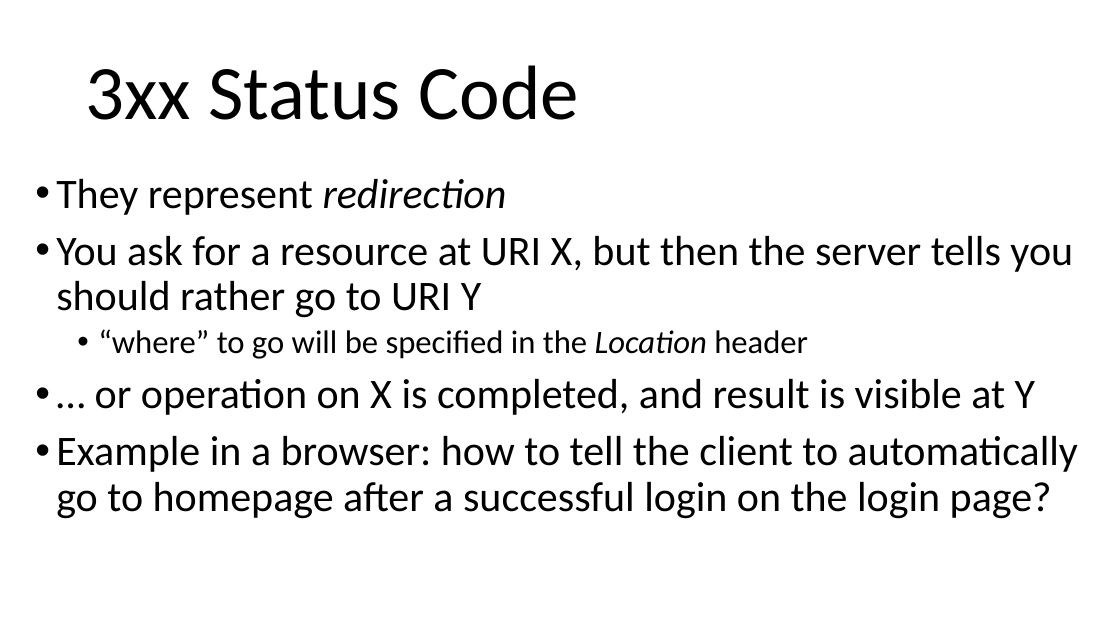
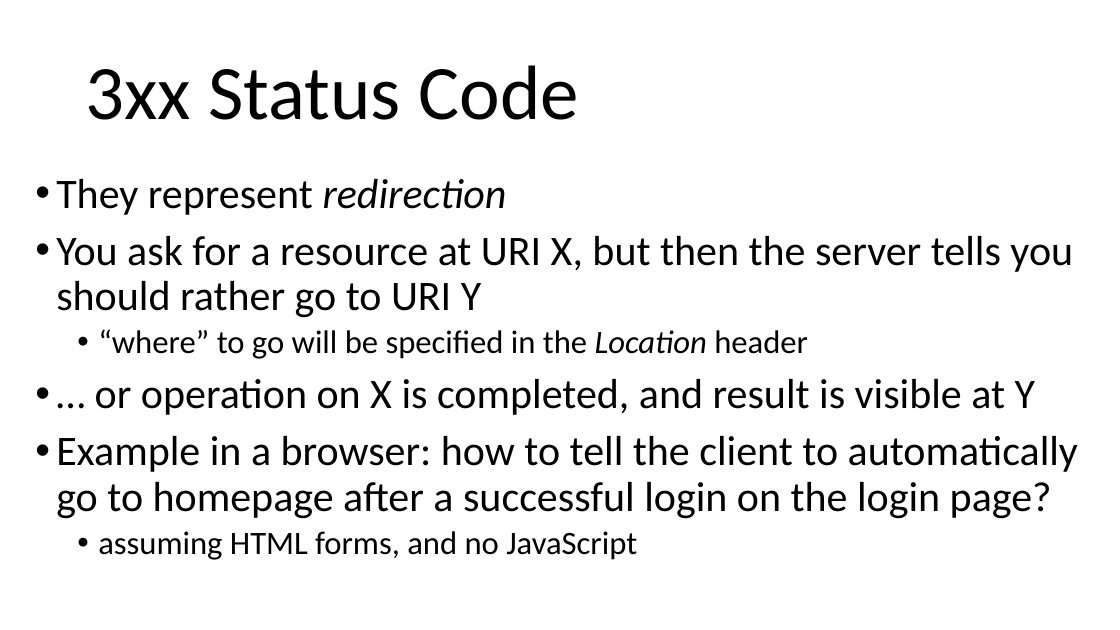
Before and after one commit to arcuri82/testing_security_development_enterprise_systems, a slide deck: slide 4 of doc/advanced/slides/lesson_05.pptx. Drawn at 1120x630 pixels with LibreOffice and Linux fonts; fonts in the diff are those of the drawing. Boxes give left, top, right and bottom in pixels: in the first picture for what was removed or moved away, otherwise in the second. Text is boxed around its words. In the diff, an @@ line names an element or a change of style, - is before the commit and + after.

```diff
--- a/doc/advanced/slides/lesson_05.pptx
+++ b/doc/advanced/slides/lesson_05.pptx
@@ text at [98, 531, 637, 560]: paragraph added @@
+  • assuming HTML forms, and no JavaScript
```
Also in this commit, not shown: 3 other slides changed, 2 other files.
